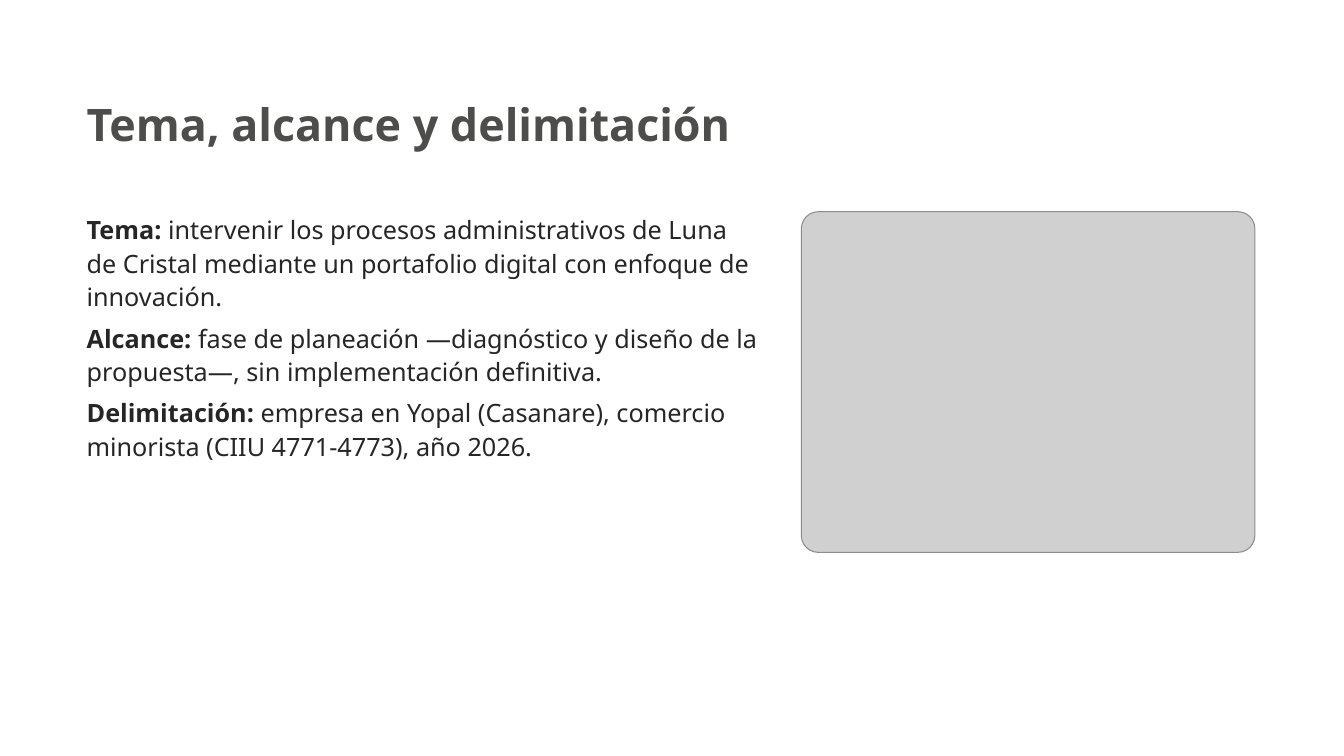
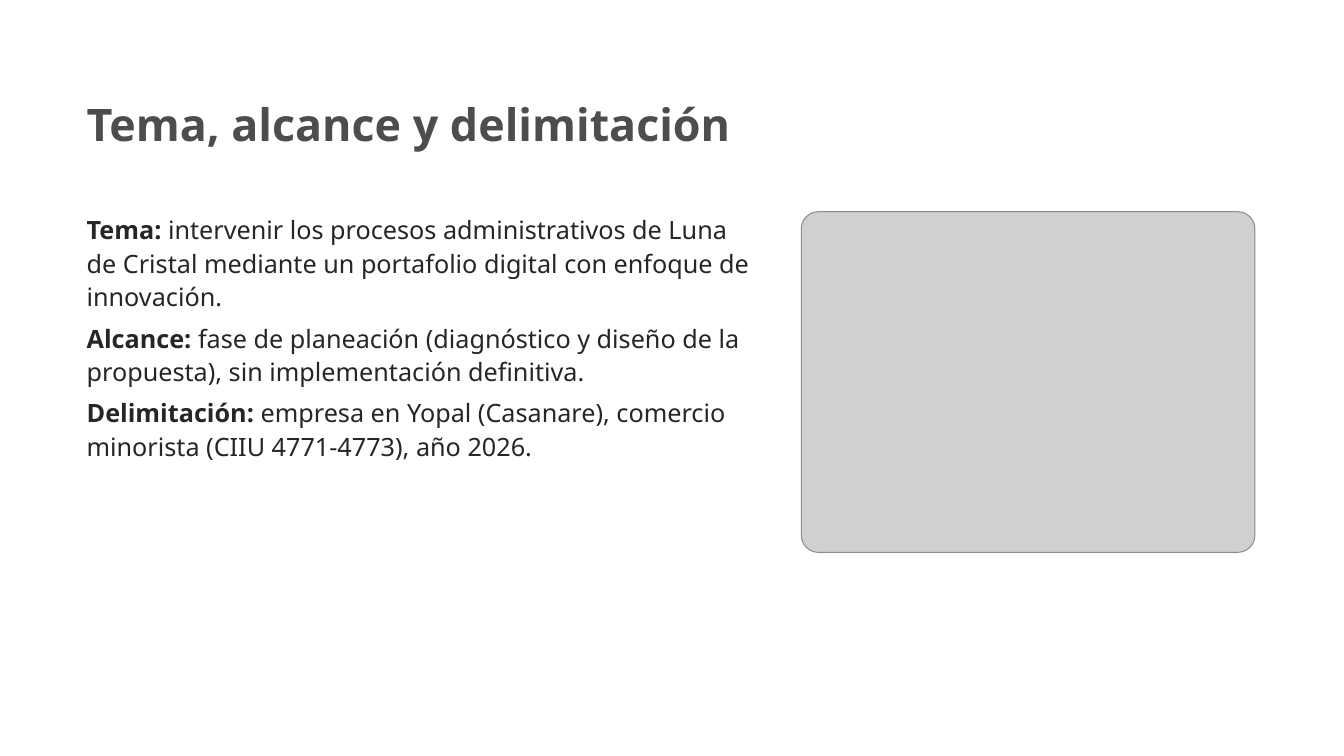
Before and after one commit to nayraclaud-glitch/Trabjo-De-eEstudio, a slide deck: slide 11 of Luna_de_Cristal_Presentacion_SENA.pptx. Drawn at 1344x756 pixels with LibreOffice and Linux fonts; fonts in the diff are those of the drawing; grey boxes stand for pictures; background and template pictures are left out. Boxes give left, top, right and bottom in pixels: in the first picture for what was removed or moved away, otherwise in the second. Text is boxed around its words. In the diff, an @@ line names an element or a change of style, - is before the commit and + after.

```diff
--- a/Luna_de_Cristal_Presentacion_SENA.pptx
+++ b/Luna_de_Cristal_Presentacion_SENA.pptx
@@ text at <box>87,328,740,387</box>: text changed @@
-Alcance: fase de planeación —diagnóstico y diseño de la propuesta—, sin implementación definitiva.
+Alcance: fase de planeación (diagnóstico y diseño de la propuesta), sin implementación definitiva.
```
Also in this commit, not shown: 1 other slide changed, 2 other files.
